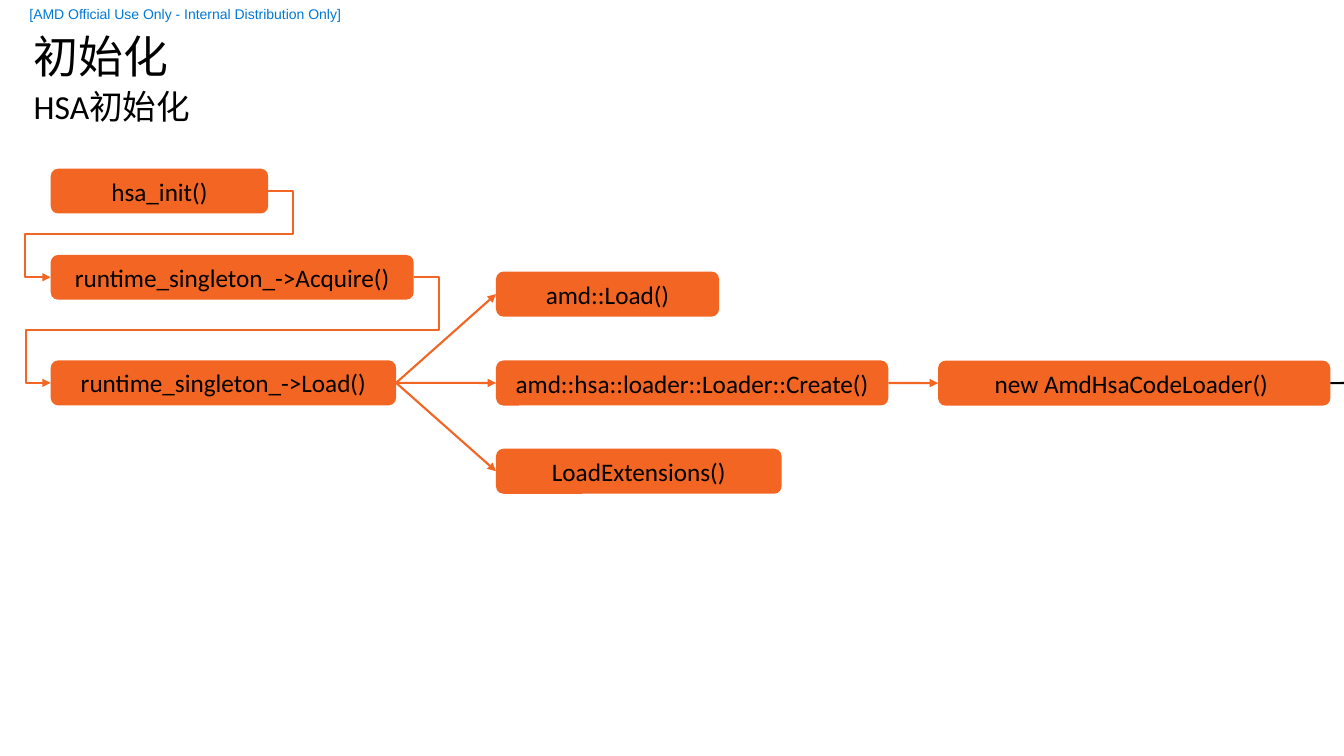
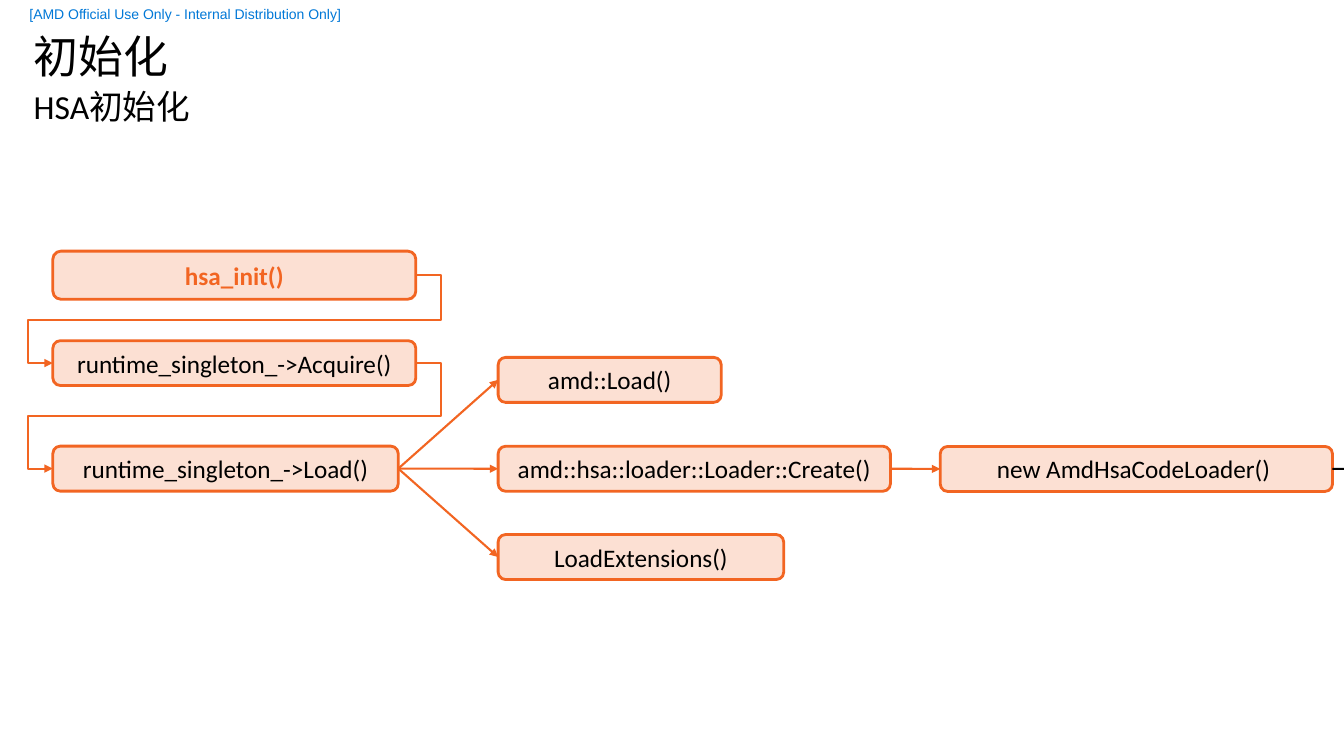
Before and after one commit to feifei14119/KmtHsaStudy, a slide deck: slide 4 of doc/HSA-KMT.pptx (slide 13 before the commit). Drawn at 1344x756 pixels with LibreOffice and Linux fonts; fonts in the diff are those of the drawing; background and template pictures are left out. Boxes give left, top, right and bottom in pixels: in the first picture for what was removed or moved away, otherwise in the second. Text is boxed around its words. In the diff, an @@ line names an element or a change of style, - is before the commit and + after.

```diff
--- a/doc/HSA-KMT.pptx
+++ b/doc/HSA-KMT.pptx
@@ rounded rectangle "hsa_init()": place and size @@
-rounded rectangle "hsa_init()" at box(50, 168, 268, 213)
+rounded rectangle "hsa_init()" at box(52, 251, 415, 299)
@@ rounded rectangle "hsa_init()" at box(52, 251, 415, 299): text colour #000000 to #F26522, bold on; fill #F26522 to #FCE0D3; outline none to #F26522 2 pt @@
@@ elbow arrow moved from (268, 192) - (50, 277) to (415, 275) - (52, 363) @@
@@ fill #F26522 to #FCE0D3; outline none to #F26522 2 pt in 6 elements at box(498, 534, 783, 580), box(52, 341, 415, 385), box(498, 447, 890, 492), box(941, 447, 1333, 492), box(52, 447, 398, 492), box(498, 358, 721, 403) @@
@@ 5 rounded rectangles, 4 arrows: place and size @@
-5 rounded rectangles, 4 arrows at box(50, 255, 938, 494)
+5 rounded rectangles, 4 arrows at box(52, 341, 941, 580)
@@ 1 rounded rectangle, 1 elbow arrow, 1 arrow: place and size @@
-1 rounded rectangle, 1 elbow arrow, 1 arrow at box(25, 277, 1344, 406)
+1 rounded rectangle, 1 elbow arrow, 1 arrow at box(28, 363, 1344, 492)
```
Also in this commit, not shown: 16 other slides changed, 10 slides added, 2 slides removed, 38 other files.
